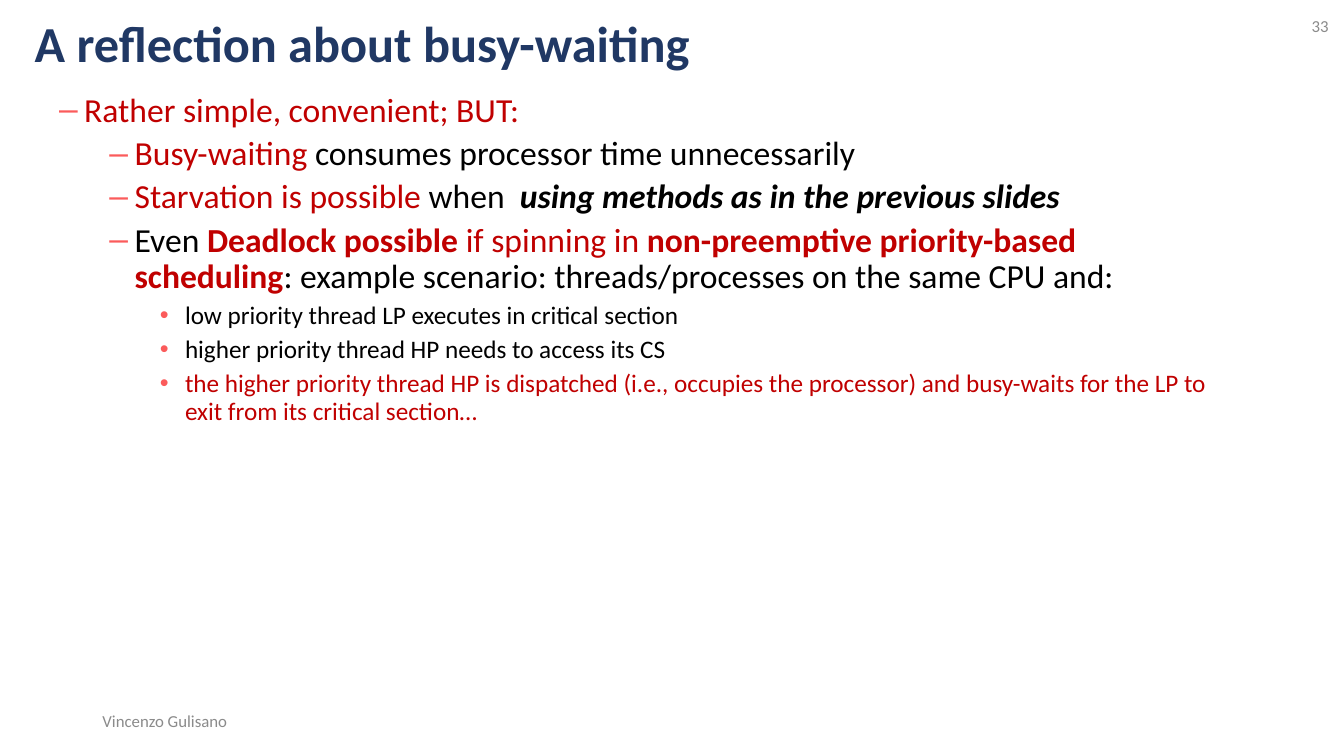
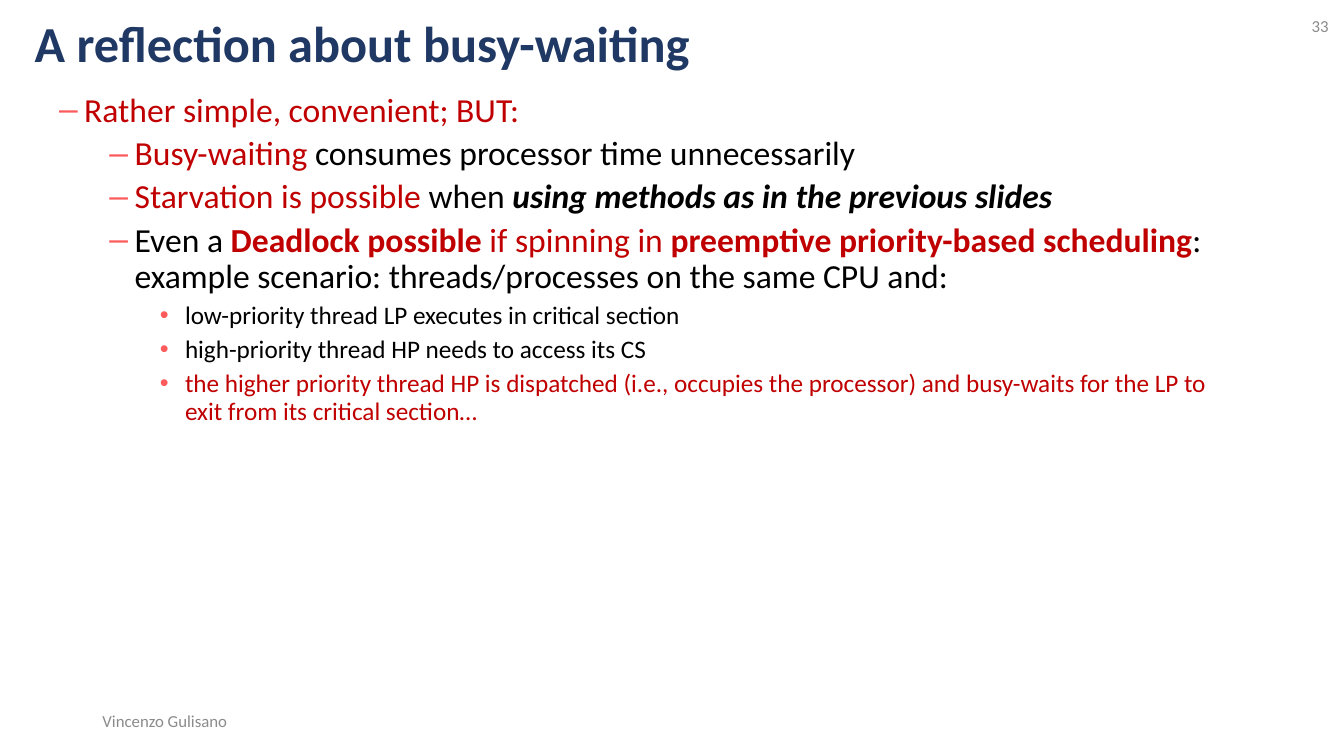
Before and after one commit to Josefgus/os_material, a slide deck: slide 33 of synchronization_part_1/synchronization_part_1.pptx. Drawn at 1344x756 pixels with LibreOffice and Linux fonts; fonts in the diff are those of the drawing. Boxes give left, top, right and bottom in pixels: in the first picture for what was removed or moved away, otherwise in the second. Text is boxed around its words. In the diff, an @@ line names an element or a change of style, - is before the commit and + after.

```diff
--- a/synchronization_part_1/synchronization_part_1.pptx
+++ b/synchronization_part_1/synchronization_part_1.pptx
@@ text at [135,228,1201,363]: text changed @@
-  – Even Deadlock possible if spinning in non-preemptive priority-based scheduling: example scenario: threads/processes on the same CPU and:
-    • low priority thread LP executes in critical section
-    • higher priority thread HP needs to access its CS
+  – Even a Deadlock possible if spinning in preemptive priority-based scheduling: example scenario: threads/processes on the same CPU and:
+    • low-priority thread LP executes in critical section
+    • high-priority thread HP needs to access its CS
```
Also in this commit, not shown: 29 other slides changed, 2 slides removed, 3 other files.
